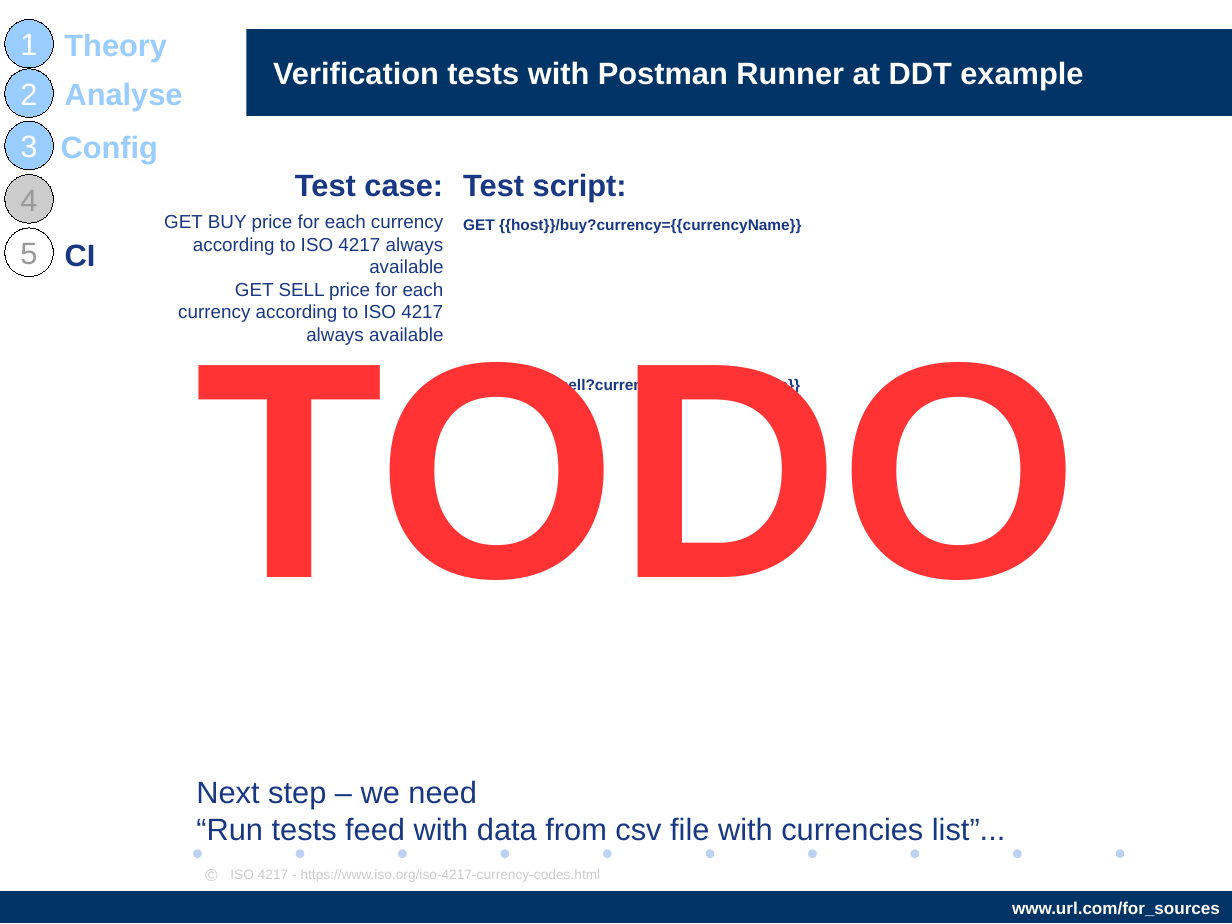
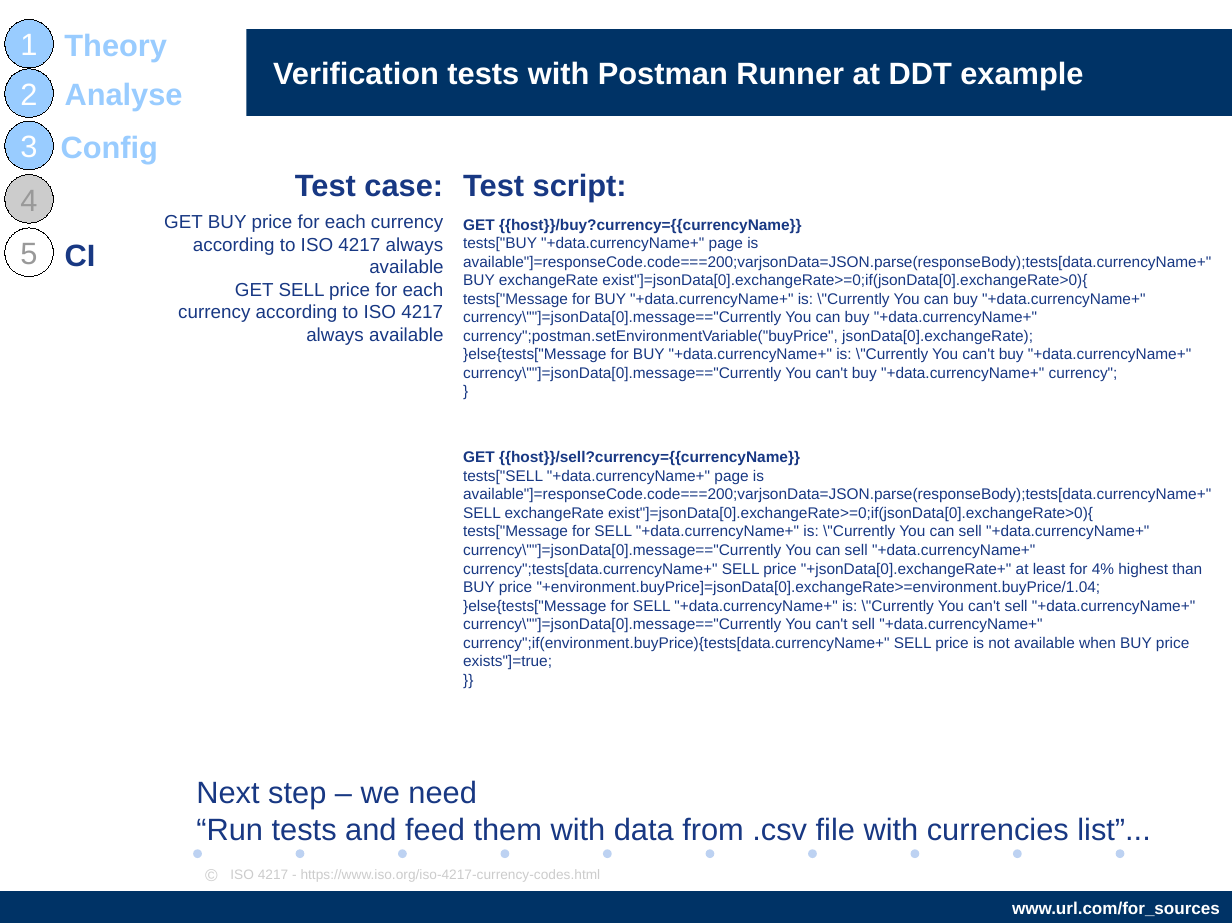
Before and after one commit to AndriiStepura/letslearnapitesting, a slide deck: slide 24 of StartTestingApiWithPostman.odp. Drawn at 1232x924 pixels with LibreOffice and Linux fonts; fonts in the diff are those of the drawing; background and template pictures are left out. Boxes give left, top, right and bottom in pixels: in the first picture for what was removed or moved away, otherwise in the second. Text is boxed around its words. In the diff, an @@ line names an element or a change of style, - is before the commit and + after.

```diff
--- a/StartTestingApiWithPostman.odp
+++ b/StartTestingApiWithPostman.odp
@@ text at [463, 218, 1211, 381]: text changed; bold off @@
-GET {{host}}/buy?currency={{currencyName}}
+GET {{host}}/buy?currency={{currencyName}}
+tests["BUY "+data.currencyName+" page is available"]=responseCode.code===200;varjsonData=JSON.parse(responseBody);tests[data.currencyName+" BUY exchangeRate exist"]=jsonData[0].exchangeRate>=0;if(jsonData[0].exchangeRate>0){
+tests["Message for BUY "+data.currencyName+" is: \"Currently You can buy "+data.currencyName+" currency\""]=jsonData[0].message=="Currently You can buy "+data.currencyName+" currency";postman.setEnvironmentVariable("buyPrice", jsonData[0].exchangeRate);
+}else{tests["Message for BUY "+data.currencyName+" is: \"Currently You can't buy "+data.currencyName+" currency\""]=jsonData[0].message=="Currently You can't buy "+data.currencyName+" currency";
+}
@@ text removed at [195, 332, 1079, 580] @@
-TODO
@@ text at [463, 450, 1211, 670]: text changed; bold off @@
-GET {{host}}/sell?currency={{currencyName}}
+GET {{host}}/sell?currency={{currencyName}}
+tests["SELL "+data.currencyName+" page is available"]=responseCode.code===200;varjsonData=JSON.parse(responseBody);tests[data.currencyName+" SELL exchangeRate exist"]=jsonData[0].exchangeRate>=0;if(jsonData[0].exchangeRate>0){
+tests["Message for SELL "+data.currencyName+" is: \"Currently You can sell "+data.currencyName+" currency\""]=jsonData[0].message=="Currently You can sell "+data.currencyName+" currency";tests[data.currencyName+" SELL price "+jsonData[0].exchangeRate+" at least for 4% highest than BUY price "+environment.buyPrice]=jsonData[0].exchangeRate>=environment.buyPrice/1.04;
+}else{tests["Message for SELL "+data.currencyName+" is: \"Currently You can't sell "+data.currencyName+" currency\""]=jsonData[0].message=="Currently You can't sell "+data.currencyName+" currency";if(environment.buyPrice){tests[data.currencyName+" SELL price is not available when BUY price exists"]=true;
+}}
@@ text at [196, 780, 1150, 841]: text changed @@
-Next step – we need
-“Run tests feed with data from csv file with currencies list”...
+Next step – we need
+“Run tests and feed them with data from .csv file with currencies list”...
```
Also in this commit, not shown: 8 other slides changed, 2 slides added, 1 slide removed.
